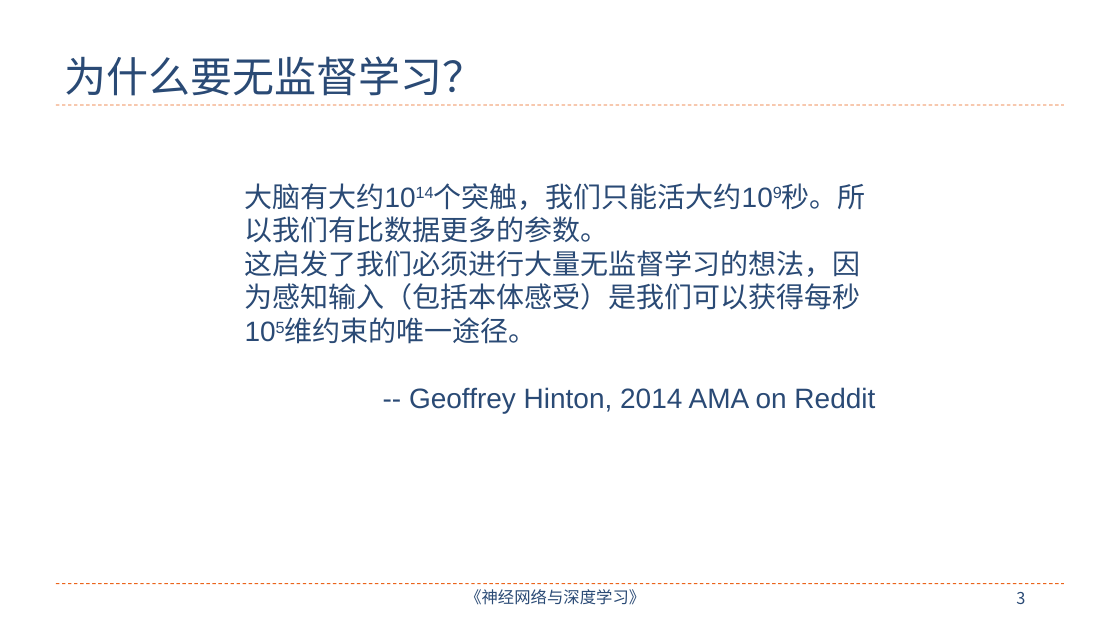
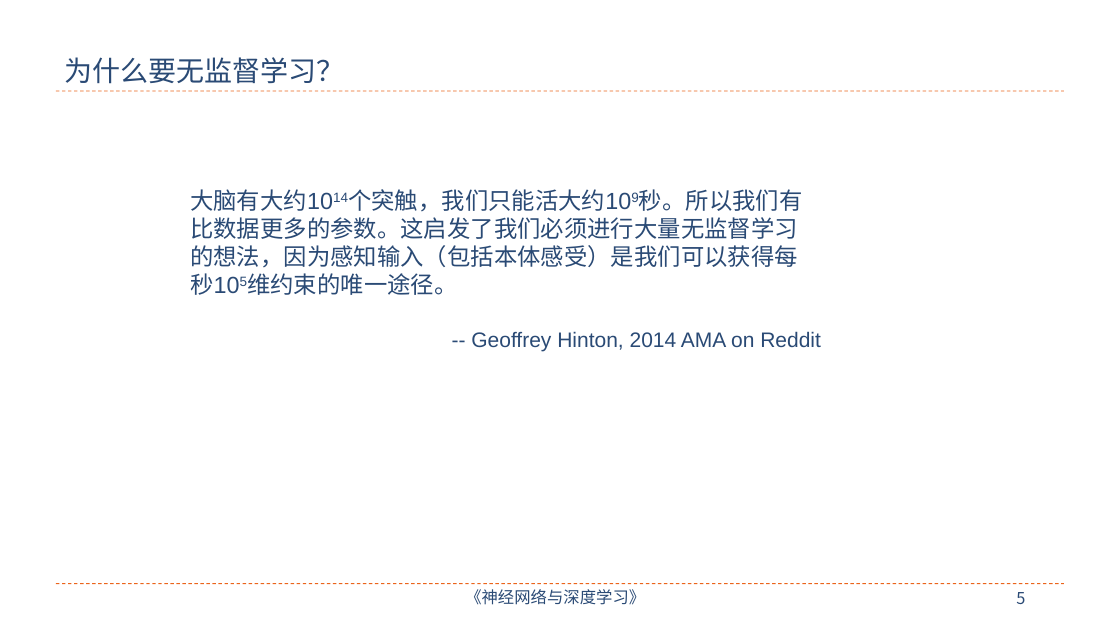
Before and after one commit to nndl/nndl.github.io, a slide deck: slide 5 of ppt/chap-无监督学习.pptx (slide 3 before the commit). Drawn at 1120x630 pixels with LibreOffice and Linux fonts; fonts in the diff are those of the drawing. Boxes give left, top, right and bottom in pixels: in the first picture for what was removed or moved away, otherwise in the second. Text is boxed around its words. In the diff, an @@ line names an element or a change of style, - is before the commit and + after.

```diff
--- a/ppt/chap-无监督学习.pptx
+++ b/ppt/chap-无监督学习.pptx
@@ title "为什么要无监督学习？" at box(64, 57, 344, 84): size 36 to 24 pt, font Noto Sans CJK SC to Arial @@
@@ line moved from (56, 105) - (1065, 105) to (56, 91) - (1065, 91) @@
@@ text "大脑有大约1014个突触，我们只能活大约109秒。所以我们有比数据更多的参数。这启发了我们必须进行大量无监督学习的想法， ...": place and size @@
-text "大脑有大约1014个突触，我们只能活大约109秒。所以我们有比数据更多的参数。这启发了我们必须进行大量无监督学习的想法， ..." at box(245, 183, 875, 413)
+text "大脑有大约1014个突触，我们只能活大约109秒。所以我们有比数据更多的参数。这启发了我们必须进行大量无监督学习的想法， ..." at box(190, 189, 821, 351)
@@ text at box(190, 189, 803, 295): text changed; size 24 to 20 pt @@
-大脑有大约1014个突触，我们只能活大约109秒。所以我们有比数据更多的参数。
-这启发了我们必须进行大量无监督学习的想法，因为感知输入（包括本体感受）是我们可以获得每秒
-105维约束的唯一途径。
+大脑有大约1014个突触，我们只能活大约109秒。所以我们有比数据更多的参数。这启发了我们必须进行大量无监督学习的想法，因为感知输入（包括本体感受）是我们可以获得每秒105维约束的唯一途径。
@@ text at box(471, 331, 821, 351): size 24 to 18 pt in "-- Geoffrey Hinton, 2014 AMA on Reddit" @@
@@ page number at box(1016, 592, 1025, 604): text changed @@
-3
+5
```
Also in this commit, not shown: 20 other slides changed, 7 slides added, 6 slides removed, 1 other file.
